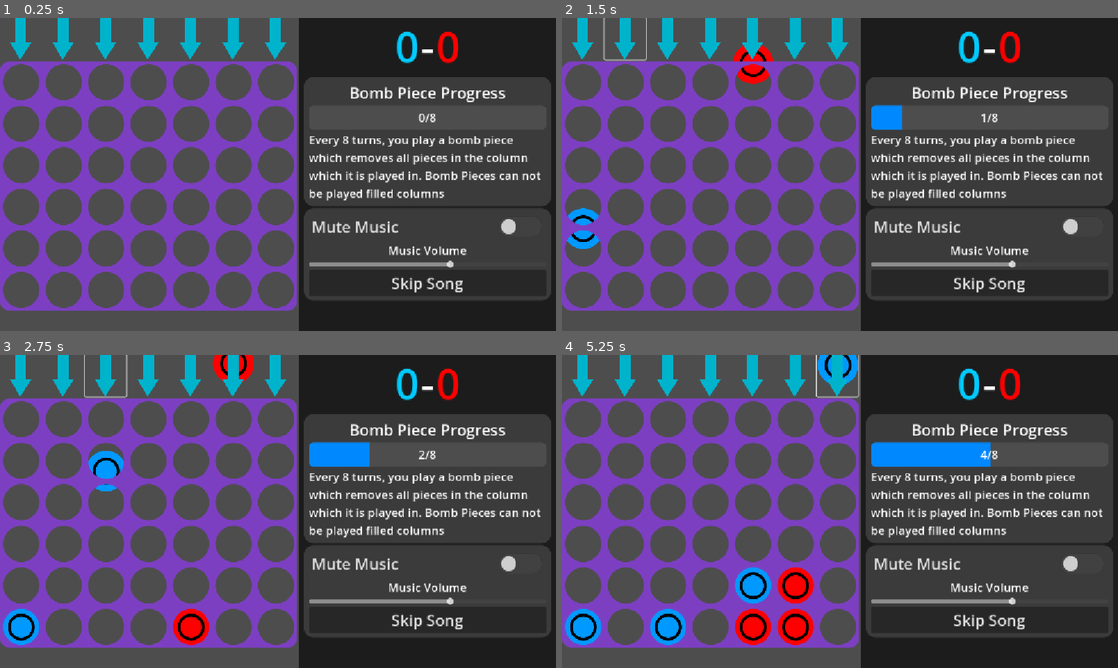
Above: before the commit, frames 1-4 (two rows, left to right).
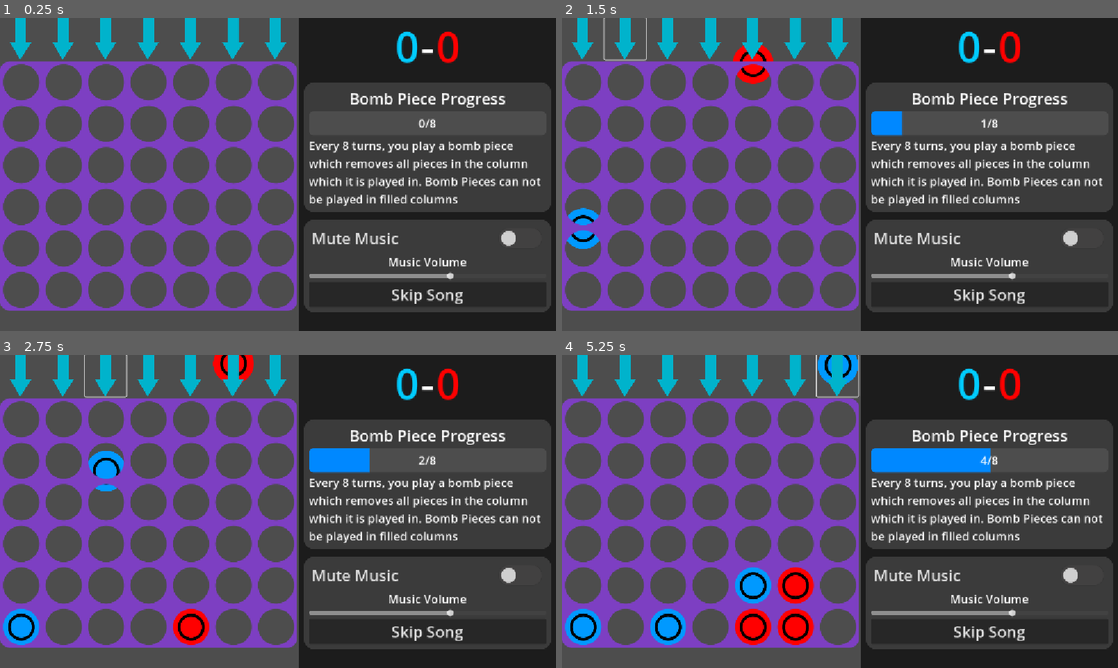
Above: after the commit, the same moments.

Repository: Emarald64/connect-4
Game: Godot game, scene res://scenes/main.tscn
Same seed, same stepped clock (60 frames per second), same inputs: the game is played once before the commit and once after it. Sound files missing from this copy of the repository are replaced by a short silence.
Inputs (mouse positions are in pixels of both pictures, inside the frame that each line leads up to):
- Up to frame 1 (0.25 s): no input
- Up to frame 2 (1.5 s): click (584, 39) at 0.5 s; click (623, 39) at 1.27 s
- Up to frame 3 (2.75 s): click (105, 376) at 2.02 s
- Up to frame 4 (5.25 s): click (712, 376) at 2.77 s; click (751, 376) at 3.52 s; click (795, 376) at 4.27 s; click (840, 376) at 5.02 s

The runs differ from the first frame. In frame 1, 9.7% of the frame differs, in the area x 54-100%, y 18-94%; in frame 2, 9.9%; in frame 3, 10%; in frame 4, 11%.

Commit message:
fixed typo

Diff:
--- a/scenes/main.gd
+++ b/scenes/main.gd
@@ -75,8 +75,8 @@
 				var linePoint:=Vector2(winningLine[i])
 				linePoint.x=(linePoint.x*88)+44
 				linePoint.y=(linePoint.y*86)+133
-				print(winningLine[i])
-				print(linePoint)
+				#print(winningLine[i])
+				#print(linePoint)
 				$Line2D.set_point_position(i,linePoint)
 		var time=(0.418939379961*(row**0.5))
 		clearing=true
--- a/scenes/main.tscn
+++ b/scenes/main.tscn
@@ -207,6 +207,7 @@
 
 [node name="VBoxContainer" type="VBoxContainer" parent="HBoxContainer/PanelContainer"]
 layout_mode = 2
+theme_override_constants/separation = 16
 
 [node name="HBoxContainer" type="HBoxContainer" parent="HBoxContainer/PanelContainer/VBoxContainer"]
 layout_mode = 2
@@ -270,7 +271,7 @@
 custom_minimum_size = Vector2(50, 120)
 layout_mode = 2
 theme_override_font_sizes/font_size = 24
-text = "Every 8 turns, you play a bomb piece which removes all pieces in the column which it is played in. Bomb Pieces can not be played filled columns"
+text = "Every 8 turns, you play a bomb piece which removes all pieces in the column which it is played in. Bomb Pieces can not be played in filled columns"
 autowrap_mode = 2
 
 [node name="PanelContainer2" type="PanelContainer" parent="HBoxContainer/PanelContainer/VBoxContainer"]
@@ -328,6 +329,7 @@
 points = PackedVector2Array(0, 0, 0, 0)
 begin_cap_mode = 2
 end_cap_mode = 2
+antialiased = true
 
 [node name="GPUParticles2D" type="GPUParticles2D" parent="."]
 position = Vector2(298, 647)
Binary file added: cover.png
Not shown, added: cover.png.import
Not shown, changed: export_presets.cfg
